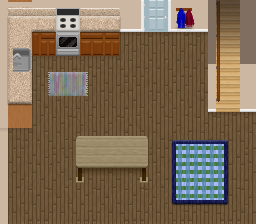
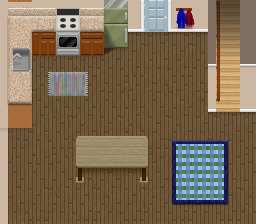
Layer changes from the first 256px x 224px image to the second:
painted on "ambient occlusion" (1st of 2, in "kitchen") over (x1=104, y1=48, x2=128, y2=59)
added group "refrigerator" with 5 layers in group "kitchen" over (x1=103, y1=0, x2=128, y2=56)
added layer "shadow" in group "refrigerator" over (x1=103, y1=24, x2=119, y2=56)
added layer "handles" in group "refrigerator" over (x1=125, y1=12, x2=127, y2=44)
added layer "freezer" in group "refrigerator" over (x1=104, y1=8, x2=128, y2=24)
added layer "bottom" in group "refrigerator" over (x1=104, y1=24, x2=128, y2=48)
added layer "top" (1st of 3, in "kitchen" › "refrigerator") in group "refrigerator" over (x1=104, y1=0, x2=128, y2=16)
painted on "backsplash" (2nd of 2, in "kitchen") over (x1=104, y1=8, x2=120, y2=16)
painted on "countertops" over (x1=104, y1=16, x2=120, y2=32)
painted on "drawers" over (x1=105, y1=33, x2=119, y2=55)
painted on "moulding" over (x1=149, y1=0, x2=256, y2=66)
